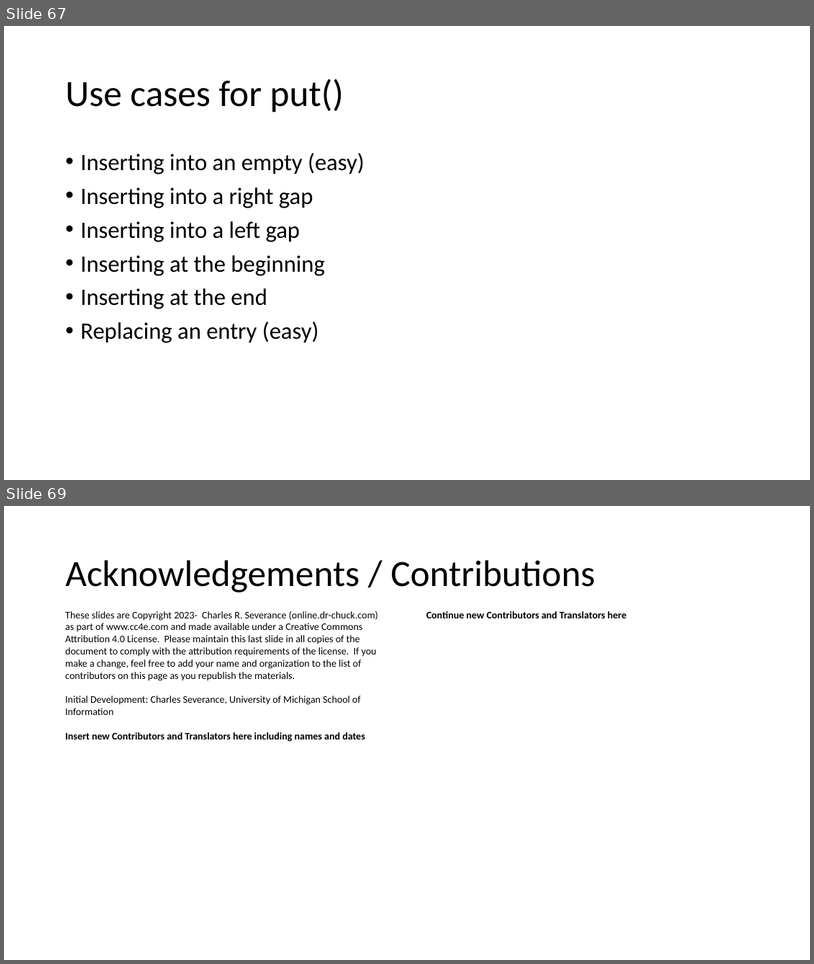
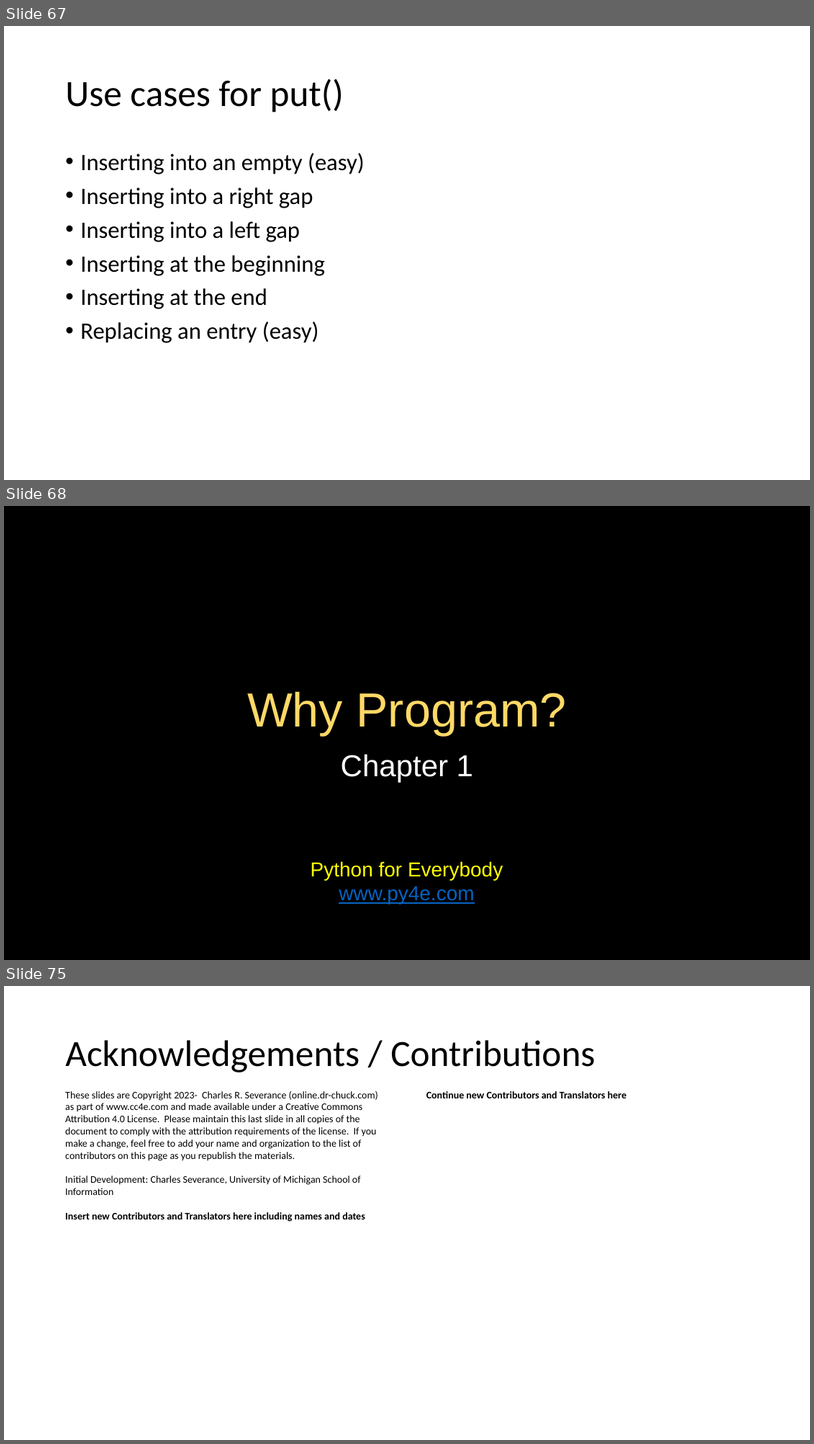
Before and after one commit to csev/cc4e, a slide deck: lectures/CC-05-Trees-Hash.pptx. Shown one above the other, each under a label of ours: slides 67 and 69 before the commit, slides 67, 68 and 75 after it; the slides between them are not shown. The pictures are 814x964 and 814x1444 pixels, drawn with LibreOffice and Linux fonts; fonts in the diff are those of the drawing. Boxes give left, top, right and bottom in pixels: in the first picture for what was removed or moved away, otherwise in the second. Text is boxed around its words. In the diff, an @@ line names an element or a change of style, - is before the commit and + after.

```diff
--- a/lectures/CC-05-Trees-Hash.pptx
+++ b/lectures/CC-05-Trees-Hash.pptx
@@ slide 68 added at box(4, 506, 810, 960), background #000000 @@
@@ title added at box(247, 691, 567, 735), 57 pt, text #FFD966 @@
+Why Program?
@@ subtitle added at box(341, 754, 473, 782), 36 pt, text #FFFFFF @@
+Chapter 1
@@ text added at box(311, 861, 503, 904), 24 pt, text #FFFF00 @@
+Python for Everybody
+www.py4e.com
@@ what was slide 69 is now slide 75 @@
```
Also in this commit, not shown: 1 slide changed, 6 other slides added, 1 slide removed, 2 other files.
